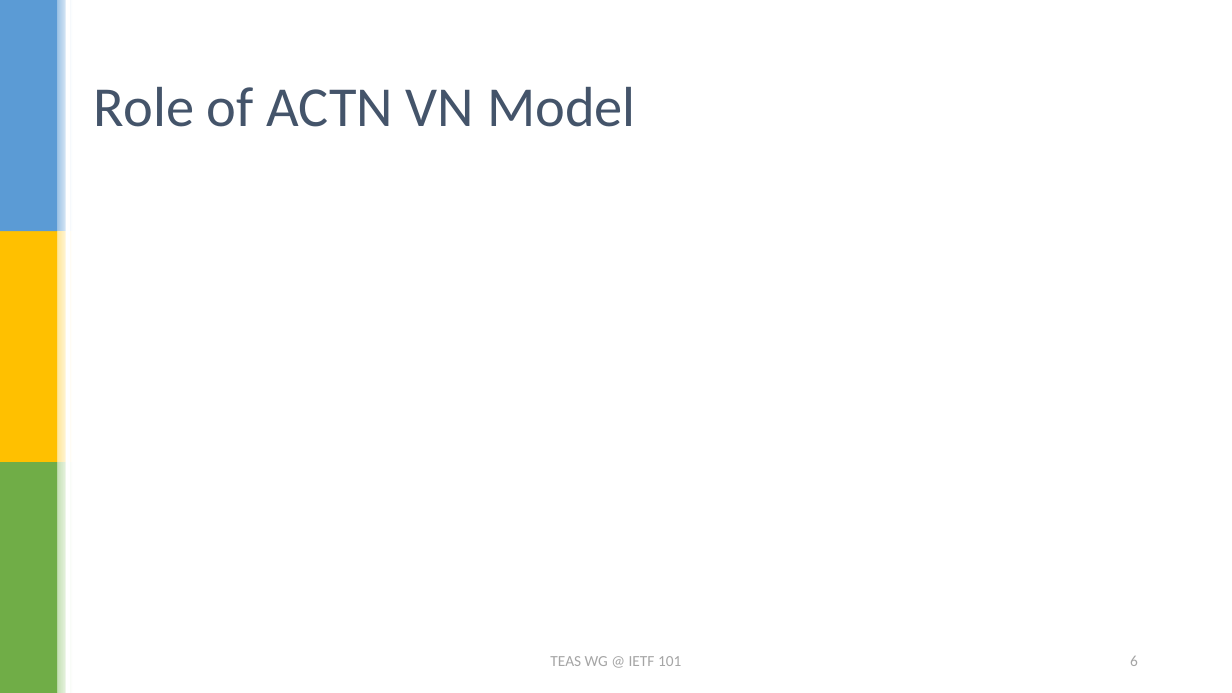
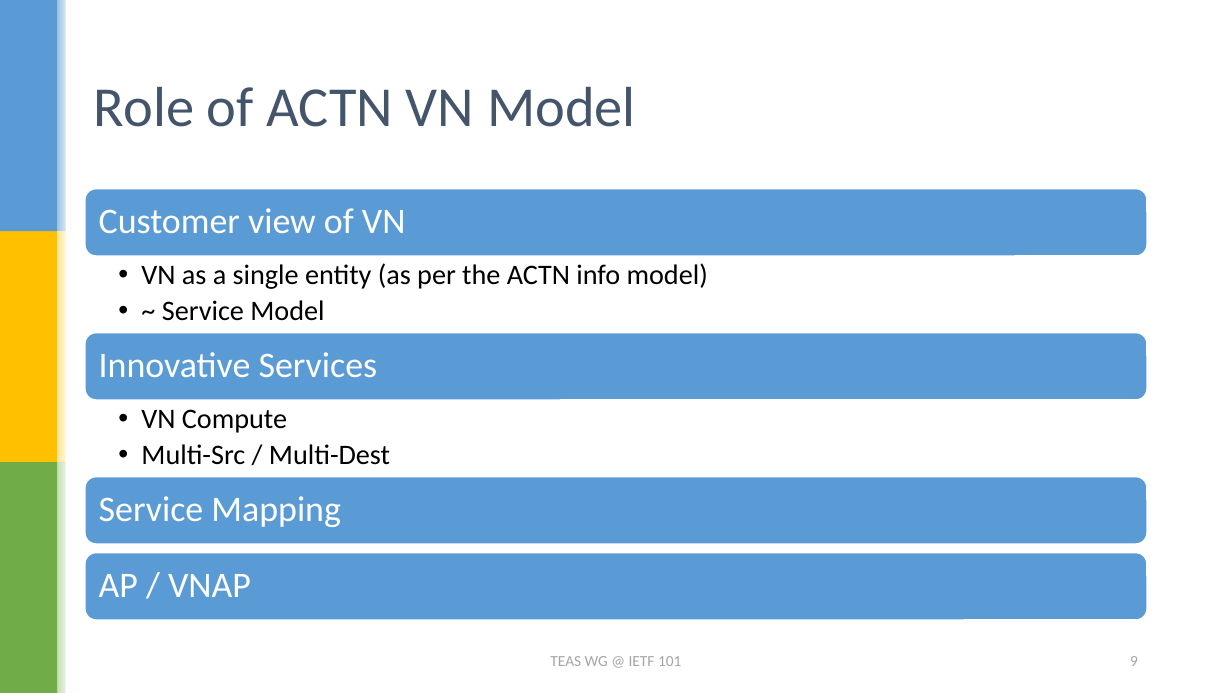
Before and after one commit to dhruvdhody-huawei/101, a slide deck: slide 9 of draft-lee-teas-actn-vn-yang.pptx (slide 6 before the commit). Drawn at 1232x693 pixels with LibreOffice and Linux fonts; fonts in the diff are those of the drawing. Boxes give left, top, right and bottom in pixels: in the first picture for what was removed or moved away, otherwise in the second. Text is boxed around its words. In the diff, an @@ line names an element or a change of style, - is before the commit and + after.

```diff
--- a/draft-lee-teas-actn-vn-yang.pptx
+++ b/draft-lee-teas-actn-vn-yang.pptx
@@ group added at (85,189,1148,620): 6 texts, 4 rounded rectangles @@
+Customer view of VN
+  •• VN as a single entity (as per the ACTN info model)
+  •• ~ Service Model
+Innovative Services
+  •• VN Compute
+  •• Multi-Src / Multi-Dest
+Service Mapping
+AP / VNAP
@@ page number at (1130,656,1138,666): text changed @@
-6
+9
```
Also in this commit, not shown: 7 other slides changed, 7 slides added, 1 slide removed, 1 other file.
